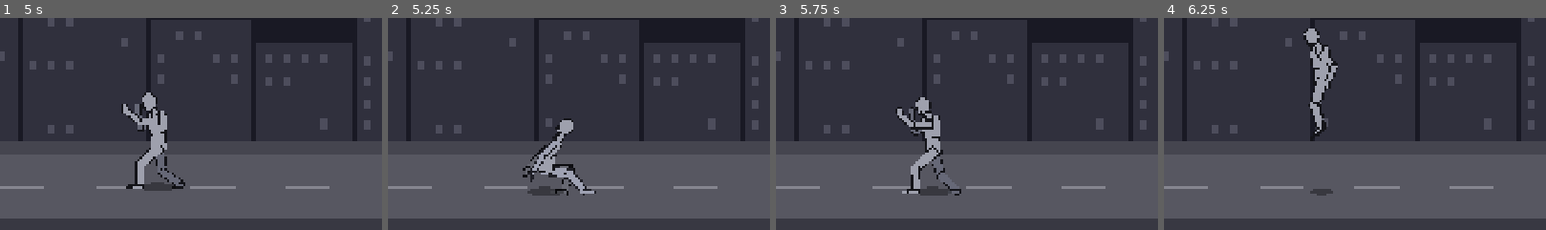
Above: before the commit, frames 1-4 (left to right).
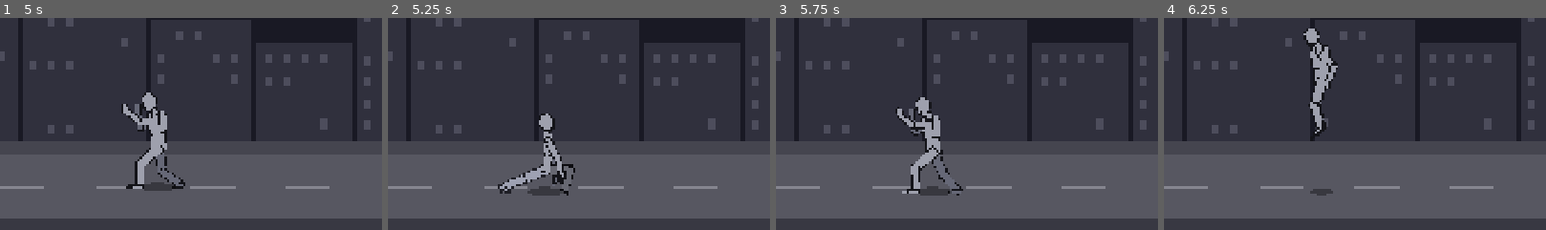
Above: after the commit, the same moments.

Repository: jetomev/cyberbrawling-my-way-to-my-love
Game: Godot game, scene res://scenes/main.tscn
The game is run twice, just before and just after one commit, with the same random seed, the same clock (stepped at 60 frames per second) and the same inputs.
Inputs (mouse positions are % of the whole screen's width and height, from its top left):
- Up to frame 1 (5 s): tap Enter at 0.5 s; move the mouse to (72, 44) at 0.52 s; hold Right (move_right) 0.53-1.25 s; hold D (block) 0.53-1.25 s; click (72, 44) at 0.67 s; tap Space (jump) at 0.77, 1.07, 3.77, 4.07 s; tap S (kick) at 0.8 s; drag from (30, 54) to (45, 70) at 1.27 s; move the mouse to (60, 27) at 2.02 s; hold Right (move_right) 2.03-2.75 s; tap A (punch) at 2.1 s; tap C (roll) at 2.3 s; drag from (45, 70) to (20, 34) at 2.77 s; move the mouse to (80, 65) at 3.52 s; hold Left (move_left) 3.53-4.25 s; hold W (run) 3.53-4.25 s; tap X (stance) at 3.8 s; drag from (20, 34) to (35, 24) at 4.27 s
- Up to frame 2 (5.25 s): move the mouse to (55, 49) at 5.02 s; hold Down (move_down) from 5.03 s (still down); tap Z (sweep) at 5.1 s; click (55, 49) at 5.17 s
- Up to frame 3 (5.75 s): keep holding Down (move_down); tap Space (jump) at 5.3 s
- Up to frame 4 (6.25 s): release Down (move_down) at 5.75 s; drag from (35, 24) to (30, 54) at 5.77 s
The pictures show only the part of the screen within x 0-50%, y 38-88%; the shares and areas given below are measured in that part.

Frame 1 is identical in both runs. In frame 2, 2.5% of the frame differs, in the area x 28-55%, y 45-84%; in frame 3, 0.3%; in frame 4, nothing differs.

Commit message:
form: the power punch loads in a horse stance; the sweep goes all the way round
The testers' joint session (00:57 on 66ce4c6) sent back the power punch's wide load a fourth time and asked for it
to be measured against the posture sheet: feet apart vs shoulder width. His shoulder width never shows from the side,
so it comes from real bodies (CMU subjects 16 and 135: shoulder joints 0.43-0.44 of a leg apart; 71 px outside to
outside on our legs, Poses.SHOULDER_WIDTH). Measured, the old load was already 2.3 shoulder widths, but the hips sat
down over the front foot (69% forward) with the back knee a few px off the street: a kneeling lunge, not the sheet's
horse stance. Now the hips are centred (52%), about thigh height, both knees bent alike over their own feet; the back
knee turns round to point back ("knees_out"), the leg drawing shorter while it faces the camera so the foot stays on
the street. 2.4 shoulder widths.

The sweep: seen from above the foot cut through the middle and covered part of the circle. Now the back leg stays
straight out behind him while the whole body turns once, so the foot goes all the way round (360 degrees at full
reach); it passes the enemy's ankles halfway, his back turned, the way a back sweep does, and hits with the heel and
calf. Blows are now checked where they are drawn (Poses.drawn_tip: past a quarter turn the drawing flips).

Tests: 155 (3562 checks), up from 153.

Co-Authored-By: Claude Opus 5.5 <noreply@anthropic.com>

Diff:
--- a/game/scripts/present/hero_view.gd
+++ b/game/scripts/present/hero_view.gd
@@ -242,10 +242,11 @@
 		for n in ["foot_" + side, "toe_" + side]:
 			bones[n].get_node("Part").scale.x = x
 		bones["toe_" + side].position = Poses.BONES["toe_" + side][1] * Vector2(x, 1.0)
-	# an upper arm or forearm pointing at the camera draws shorter: its drawn part shrinks along the bone and the next
+	# an upper arm or forearm pointing at the camera draws shorter (and a leg while its knee turns past it): its drawn part shrinks along the bone and the next
 	# joint moves in to match (moving the joint, not scaling the bone, so nothing below it is skewed)
 	for side in ["f", "b"]:
-		for pair in [["arm_%s_upper" % side, "arm_%s_lower" % side], ["arm_%s_lower" % side, "hand_" + side]]:
+		for pair in [["arm_%s_upper" % side, "arm_%s_lower" % side], ["arm_%s_lower" % side, "hand_" + side],
+				["leg_%s_upper" % side, "leg_%s_lower" % side], ["leg_%s_lower" % side, "foot_" + side]]:
 			var k := Poses.drawn_length(pair[0], baked)
 			bones[pair[0]].get_node("Part").scale.x = k
 			bones[pair[1]].position = Vector2(Poses.BONES[pair[0]][3] * k, 0)
--- a/game/scripts/present/poses.gd
+++ b/game/scripts/present/poses.gd
@@ -37,7 +37,10 @@
 ## - "tumble" (degrees) turns the whole drawing round in the picture's plane, around the hips, the way a roll goes
 ##   (hero_view.gd: the lowest drawn point stays on the street, so he rolls along it);
 ## - "land_spread" (0 or 1) falling to the street, the feet spread into the guard stance before they touch (a flying
-##   kick lands staggered) instead of reaching together (a two-footed jump, as recorded)
+##   kick lands staggered) instead of reaching together (a two-footed jump, as recorded);
+## - "knees_out" (0 to 1) the back knee points back instead of forward: a horse stance, whose knees point out over
+##   their own feet, seen from the front (the power punch's load). On the way the knee turns through pointing at the
+##   camera, where the leg shows straight
 
 const Moves := preload("res://scripts/sim/moves.gd")
 
@@ -69,11 +72,11 @@
 
 ## Keys a pose may hold besides bones: shared or automatic parts that bake() turns into bone angles.
 const SOFT_KEYS := ["hip_x", "hip_y", "hip_turn", "torso", "open_f", "open_b", "cover_f", "cover_b", "rise_f", "rise_b",
-	"spin", "turn", "pivot_f", "pivot_b", "fore_f", "fore_b", "feet", "step_f", "step_b", "lift_f", "lift_b", "spin_upper", "turn_upper", "upper_f", "upper_b", "spin_head", "relaxed", "tall", "tumble", "land_spread"]
+	"spin", "turn", "pivot_f", "pivot_b", "fore_f", "fore_b", "feet", "step_f", "step_b", "lift_f", "lift_b", "spin_upper", "turn_upper", "upper_f", "upper_b", "spin_head", "relaxed", "tall", "tumble", "land_spread", "knees_out"]
 ## Keys that switch something on rather than bend it: a follow-through never carries them further.
 const SWITCH_KEYS := ["open_f", "open_b", "cover_f", "cover_b", "rise_f", "rise_b", "spin", "turn", "pivot_f", "pivot_b",
 	"fore_f", "fore_b", "feet", "step_f", "step_b", "lift_f", "lift_b", "spin_upper", "turn_upper", "upper_f", "upper_b",
-	"spin_head", "relaxed", "tall", "tumble", "land_spread"]
+	"spin_head", "relaxed", "tall", "tumble", "land_spread", "knees_out"]
 
 ## The whip (D-21): in a strike the hips move first and the fist or foot arrives last. Each key is read this many
 ## ticks ahead on the move's curve, so the hips lead, the spine follows, then the shoulder and the upper limb; the
@@ -96,6 +99,11 @@
 const SQUAT_LEG := 72.0  # hip to ankle in a deep squat on one leg ("tall" -1)
 const KNEE_CLEAR := 15.0  # a swinging knee stays at least this far above the street
 const KNEE_STAND := 14.0  # a standing knee stays at least this far above its ankle (no kneeling)
+## His shoulder width, outside to outside. The game draws him from the side, where it never shows, so it comes from
+## real bodies: in CMU's recordings (subjects 16 and 135) the shoulder joints sit 0.43 to 0.44 of a leg (thigh + shin)
+## apart, 53 px on his 120 px legs, plus an arm's thickness (18 px) for the outside of the shoulders. What a stance's
+## width is measured against (the testers, 00:57 on 66ce4c6: "feet apart vs shoulder width at the loading frame").
+const SHOULDER_WIDTH := 71.0
 const TOE_LENGTH := 11.0  # an ankle higher than foot + toes lets the foot point
 
 ## The guard, the fighter's home stance (Javier, 2026-11-02 morning: "posture and movements ... still terrible"; the
@@ -111,7 +119,7 @@
 	"leg_f_upper": -47.3, "leg_f_lower": 48.9, "leg_b_upper": 22.6, "leg_b_lower": 19.9, "hip_y": 0.0,
 	"open_f": 0.0, "open_b": 0.0, "hip_x": 0.0, "hip_turn": 0.0, "cover_f": 1.0, "cover_b": 1.0, "rise_f": 0.0,
 	"rise_b": 0.15, "spin": 0.0, "turn": 0.0, "pivot_f": 0.0, "pivot_b": 45.0, "fore_f": 0.0, "fore_b": 0.0,
-	"feet": 0.0, "step_f": 0.0, "step_b": 0.0, "lift_f": 0.0, "lift_b": 0.0, "spin_upper": 0.0, "turn_upper": 0.0, "upper_f": 0.0, "upper_b": 0.0, "spin_head": 0.0, "relaxed": 0.0, "tall": 0.0, "tumble": 0.0, "land_spread": 0.0,
+	"feet": 0.0, "step_f": 0.0, "step_b": 0.0, "lift_f": 0.0, "lift_b": 0.0, "spin_upper": 0.0, "turn_upper": 0.0, "upper_f": 0.0, "upper_b": 0.0, "spin_head": 0.0, "relaxed": 0.0, "tall": 0.0, "tumble": 0.0, "land_spread": 0.0, "knees_out": 0.0,
 }
 const HEAD_LEAD := 6  # on a spin the head looks round first: it reads the spin this many frames ahead
 ## Where the ankles stand in the guard, from the hip joint: the guard's legs are solved for these spots.
@@ -223,18 +231,21 @@
 			"cover_f": 0.0, "cover_b": 0.0, "arm_f_upper": -70.0, "arm_f_lower": -15.0, "arm_b_upper": 75.0, "arm_b_lower": -15.0}]],
 	# Z: the back sweep (the posture sheet; no recorded sweep exists in the libraries we use): sink low into the bow
 	# stance with the hands going down; spin on the front foot, the back leg straight and low along the street, the
-	# hands on or near the floor; the leg comes round to the ankles in front; finish the circle; rise to guard
+	# hands on or near the floor; the leg comes round to the ankles in front; finish the circle; rise to guard. The leg
+	# stays straight out behind him while the whole body turns once, so the foot goes all the way round (the testers,
+	# 00:57 on 66ce4c6: seen from above it cut through the middle and covered only part of the circle); it passes the
+	# enemy's ankles halfway round, his back to the enemy, the way a back sweep does
 	"sweep": [["start", {}],
 		["windup", {"tall": -1.0, "hip_y": 32.0, "step_b": -75.0, "step_f": 8.0, "torso": 26.0, "head": -8.0, "cover_f": 0.0, "cover_b": 0.0, "open_f": 1.0, "open_b": 1.0,
-			"arm_f_upper": 30.0, "arm_f_lower": -20.0, "arm_b_upper": 20.0, "arm_b_lower": -20.0}],
-		["sweep", {"spin": 180.0, "pivot_f": 180.0, "tall": -1.0, "hip_y": 38.0, "torso": 34.0, "head": -10.0, "cover_f": 0.0, "cover_b": 0.0, "open_f": 1.0, "open_b": 1.0,
-			"arm_f_upper": 20.0, "arm_f_lower": -10.0, "arm_b_upper": 10.0, "arm_b_lower": -10.0, "leg_b_upper": -68.0, "leg_b_lower": 0.0}],
-		["active", {"spin": 330.0, "pivot_f": 330.0, "tall": -1.0, "hip_y": 38.0, "torso": 28.0, "head": -6.0, "cover_f": 0.0, "cover_b": 0.0, "open_f": 1.0, "open_b": 1.0,
-			"arm_f_upper": 20.0, "arm_f_lower": -10.0, "arm_b_upper": 10.0, "arm_b_lower": -10.0, "leg_b_upper": -68.0, "leg_b_lower": 0.0}],
-		["active_end", {"spin": 360.0, "pivot_f": 360.0, "tall": -1.0, "hip_y": 38.0, "torso": 24.0, "head": -4.0, "cover_f": 0.0, "cover_b": 0.0, "open_f": 1.0, "open_b": 1.0,
-			"arm_f_upper": 20.0, "arm_f_lower": -10.0, "arm_b_upper": 10.0, "arm_b_lower": -10.0, "leg_b_upper": -66.0, "leg_b_lower": 0.0}],
-		["follow", {"spin": 360.0, "pivot_f": 360.0, "tall": -0.5, "torso": 14.0, "cover_f": 0.0, "cover_b": 0.0,
-			"arm_f_upper": 30.0, "arm_f_lower": -40.0, "arm_b_upper": 20.0, "arm_b_lower": -40.0, "leg_b_upper": -64.0, "leg_b_lower": 12.0}],
+			"arm_f_upper": 30.0, "arm_f_lower": -20.0, "arm_b_upper": 20.0, "arm_b_lower": -20.0, "leg_b_upper": 68.0, "leg_b_lower": 0.0}],
+		["sweep", {"spin": 120.0, "pivot_f": 120.0, "tall": -1.0, "hip_y": 38.0, "torso": 34.0, "head": -10.0, "cover_f": 0.0, "cover_b": 0.0, "open_f": 1.0, "open_b": 1.0,
+			"arm_f_upper": 20.0, "arm_f_lower": -10.0, "arm_b_upper": 10.0, "arm_b_lower": -10.0, "leg_b_upper": 68.0, "leg_b_lower": 0.0}],
+		["active", {"spin": 180.0, "pivot_f": 180.0, "tall": -1.0, "hip_y": 38.0, "torso": 28.0, "head": -6.0, "cover_f": 0.0, "cover_b": 0.0, "open_f": 1.0, "open_b": 1.0,
+			"arm_f_upper": 20.0, "arm_f_lower": -10.0, "arm_b_upper": 10.0, "arm_b_lower": -10.0, "leg_b_upper": 68.0, "leg_b_lower": 0.0}],
+		["active_end", {"spin": 260.0, "pivot_f": 260.0, "tall": -1.0, "hip_y": 38.0, "torso": 24.0, "head": -4.0, "cover_f": 0.0, "cover_b": 0.0, "open_f": 1.0, "open_b": 1.0,
+			"arm_f_upper": 20.0, "arm_f_lower": -10.0, "arm_b_upper": 10.0, "arm_b_lower": -10.0, "leg_b_upper": 68.0, "leg_b_lower": 0.0}],
+		["follow", {"spin": 360.0, "pivot_f": 360.0, "tall": -0.8, "hip_y": 30.0, "torso": 18.0, "cover_f": 0.0, "cover_b": 0.0,
+			"arm_f_upper": 30.0, "arm_f_lower": -40.0, "arm_b_upper": 20.0, "arm_b_lower": -40.0, "leg_b_upper": 66.0, "leg_b_lower": 6.0}],
 		["end", {"spin": 360.0, "pivot_f": 360.0}]],
 	# C: the evasion roll (Javier, 2026-11-02 21:56). No recorded roll yet (CMU 128_09 "Run Roll Underneath" waits on
 	# Javier's yes to download); the team's roll reference (judo and aikido forward rolls, Muybridge's somersault plates):
@@ -364,9 +375,13 @@
 	# back leg straight, about 70% forward), the waist turns, the rear fist straight to the chest and the front fist
 	# pulled back to the hip on purpose, kung fu style; hold it a beat (the freeze), then step back to guard
 	"power_punch": [["start", {}],
-		# loads low and wide (the back foot slides back, the hips sink and sit back) and holds it, then drives all at once
-		["windup", {"hip_y": 22.0, "hip_x": -8.0, "step_b": -66.0, "turn": -15.0, "hip_turn": -6.0, "cover_b": 0.0, "arm_b_upper": 30.0, "arm_b_lower": -110.0, "torso": 4.0}],
-		["load", {"hip_y": 22.0, "hip_x": -8.0, "step_b": -66.0, "turn": -15.0, "hip_turn": -6.0, "cover_b": 0.0, "arm_b_upper": 30.0, "arm_b_lower": -110.0, "torso": 4.0}],
+		# loads low and wide (the back foot slides back, the hips sink and sit back) and holds it, then drives all at once.
+		# The load is the sheet's horse stance: the hips in the middle of the feet (50/50) at about thigh level, both knees
+		# bent alike (the testers sent it back four times as narrow; measured, the feet were already 2.3 shoulder widths
+		# apart, but the hips sat right down over the front foot with the back knee near the street: a kneeling lunge, not
+		# a wide stance)
+		["windup", {"knees_out": 1.0, "hip_y": 36.0, "hip_x": -39.0, "step_b": -66.0, "turn": -15.0, "hip_turn": -6.0, "cover_b": 0.0, "arm_b_upper": 30.0, "arm_b_lower": -110.0, "torso": 4.0}],
+		["load", {"knees_out": 1.0, "hip_y": 36.0, "hip_x": -39.0, "step_b": -66.0, "turn": -15.0, "hip_turn": -6.0, "cover_b": 0.0, "arm_b_upper": 30.0, "arm_b_lower": -110.0, "torso": 4.0}],
 		["active", {"step_f": 30.0, "step_b": -30.0, "hip_x": 34.0, "hip_y": 8.0, "rise_b": 0.15, "pivot_b": 70.0, "hip_turn": 18.0, "torso": 16.0, "head": 2.0, "cover_b": 0.0, "arm_b_upper": -90.0, "arm_b_lower": 0.0, "cover_f": 0.0, "arm_f_upper": 40.0, "arm_f_lower": -110.0, "turn": 60.0}],
 		["active_end", {"step_f": 30.0, "step_b": -30.0, "hip_x": 34.0, "hip_y": 8.0, "rise_b": 0.15, "pivot_b": 70.0, "hip_turn": 18.0, "torso": 16.0, "head": 2.0, "cover_b": 0.0, "arm_b_upper": -90.0, "arm_b_lower": 0.0, "cover_f": 0.0, "arm_f_upper": 40.0, "arm_f_lower": -110.0, "turn": 60.0}],
 		["follow", {"step_f": 30.0, "step_b": -30.0, "hip_x": 34.0, "hip_y": 8.0, "rise_b": 0.15, "pivot_b": 70.0, "hip_turn": 18.0, "torso": 16.0, "head": 2.0, "cover_b": 0.0, "arm_b_upper": -90.0, "arm_b_lower": 0.0, "cover_f": 0.0, "arm_f_upper": 40.0, "arm_f_lower": -110.0, "turn": 62.0}],
@@ -644,6 +659,7 @@
 	var out := {}
 	for b in BONES:
 		out[b] = pose.get(b, 0.0)
+	out["knees_out"] = pose.get("knees_out", 0.0)  # read by the leg solve
 	if pose.get("feet", 0.0) > 0.5:
 		# feet placed, legs bent to reach them (the hips are still level here; they shift and tip further down)
 		var joint: Vector2 = _end("hip", out)[0]
@@ -913,6 +929,19 @@
 	var cos_a := clampf((l1 * l1 + d * d - l2 * l2) / (2.0 * l1 * d), -1.0, 1.0)
 	var thigh := to.angle() - acos(cos_a)  # the smaller angle: the knee forward
 	var knee := joint + Vector2(l1, 0).rotated(thigh)
+	# "knees_out" turns the back knee round the line from hip to ankle until it points back. Half way it points at the
+	# camera: seen from the side the knee then sits on that line and both bones draw shorter, so the foot stays put
+	var out_k: float = clampf(out.get("knees_out", 0.0), 0.0, 1.0) if side == "b" else 0.0
+	out["short_%s_upper" % side] = 1.0
+	out["short_%s_lower" % side] = 1.0
+	if out_k > 0.0:
+		var axis := to.normalized() * d
+		var foot_of := joint + to.normalized() * (l1 * cos_a)  # the knee's circle round that line has its middle here
+		knee = foot_of + (knee - foot_of) * cos(PI * out_k)
+		thigh = (knee - joint).angle()
+		out["short_%s_upper" % side] = maxf((knee - joint).length() / l1, 0.05)
+		out["short_%s_lower" % side] = maxf((joint + axis - knee).length() / l2, 0.05)
+		target = joint + axis
 	var shin := (target - knee).angle()
 	out[upper] = rad_to_deg(thigh - hip_end[1]) - BONES[upper][2]
 	out[lower] = rad_to_deg(shin - thigh) - BONES[lower][2]
@@ -958,15 +987,25 @@
 	return [pos + Vector2(BONES[bone][3] * stretch, 0).rotated(ang), ang]
 
 
-## How long a bone draws, as a share of its length: a forearm pointing at the camera ("fore_") looks shorter.
+## How long a bone draws, as a share of its length: a forearm pointing at the camera ("fore_") looks shorter, and
+## so do the thigh and shin while a knee turns round past it ("knees_out").
 static func drawn_length(bone: String, baked: Dictionary) -> float:
 	if bone in ["arm_f_lower", "arm_b_lower"]:
 		return 1.0 - (1.0 - FORE_SHORT) * clampf(baked.get("fore_" + bone.substr(4, 1), 0.0), 0.0, 1.0)
 	if bone in ["arm_f_upper", "arm_b_upper"]:
 		return 1.0 - (1.0 - FORE_SHORT) * clampf(baked.get("upper_" + bone.substr(4, 1), 0.0), 0.0, 1.0)
+	if bone in ["leg_f_upper", "leg_b_upper", "leg_f_lower", "leg_b_lower"]:
+		return baked.get("short_" + bone.substr(4), 1.0)  # a knee turning round past the camera ("knees_out")
 	return 1.0
 
 
 ## Where a bone's far end sits, relative to the feet, for a pose, facing right (for tests and hit checks).
 static func tip(bone: String, pose: Dictionary, grounded := true) -> Vector2:
 	return _end(bone, bake(pose, grounded))[0]
+
+
+## … and where it is drawn: past a quarter turn of a spin the view flips the drawing to face the other way (his back
+## to us), so a foot reaching back in the pose reaches forward on the screen (the back sweep's hit).
+static func drawn_tip(bone: String, pose: Dictionary, grounded := true) -> Vector2:
+	var at := tip(bone, pose, grounded)
+	return Vector2(-at.x, at.y) if cos(deg_to_rad(pose.get("spin", 0.0))) < 0.0 else at
--- a/game/scripts/sim/moves.gd
+++ b/game/scripts/sim/moves.gd
@@ -53,7 +53,7 @@
 	# low, spin on the front foot with the back leg straight along the street, hands near the floor; the biggest
 	# wind-up of the low moves. No recorded sweep exists in the libraries we use: drawn from the sheet.
 	"sweep": {"startup": 12, "active": 6, "recovery": 20, "reach": 120.0, "low": 0.0, "high": 50.0, "damage": 2,
-		"effect": "knockdown", "limb": "foot_b"},
+		"effect": "knockdown", "limb": "leg_b_lower"},  # a back sweep catches the ankles with the heel and calf
 	# in the air: one per jump
 	"air_kick": {"low": 30.0, "high": 170.0, "damage": 3, "effect": "", "limb": "foot_f"},
 	"hammer_fist": {"startup": 4, "active": 8, "recovery": 0, "reach": 70.0, "low": 20.0, "high": 160.0, "damage": 2,
--- a/game/tests/test_body.gd
+++ b/game/tests/test_body.gd
@@ -116,8 +116,8 @@
 		var follow := Poses.moment(m, "follow", t)
 		var end := Moves.length(m, t)
 		check(wind < hit_t, "%s: the wind-up comes before the blow" % m)
-		var p_wind: Vector2 = Poses.tip(limb, Poses.angles(m, wind, t))
-		var p_hit: Vector2 = Poses.tip(limb, Poses.angles(m, hit_t, t))
+		var p_wind: Vector2 = Poses.drawn_tip(limb, Poses.angles(m, wind, t))
+		var p_hit: Vector2 = Poses.drawn_tip(limb, Poses.angles(m, hit_t, t))
 		check(p_wind.distance_to(p_hit) > 20.0, "%s: the blow travels from the wind-up (%.0f px)" % [m, p_wind.distance_to(p_hit)])
 		if m != "uppercut":  # the uppercut rises; every other blow drives forward
 			check(p_wind.x < p_hit.x - 10.0, "%s: pulled back on the wind-up (%.0f), out on the blow (%.0f)" % [m, p_wind.x, p_hit.x])
--- a/game/tests/test_hero_view.gd
+++ b/game/tests/test_hero_view.gd
@@ -76,7 +76,7 @@
 		if Moves.is_air(m):
 			continue
 		var d := Moves.data(m, t)
-		var tip := Poses.tip(d["limb"], Poses.angles(m, d["startup"], t))
+		var tip := Poses.drawn_tip(d["limb"], Poses.angles(m, d["startup"], t))  # as drawn (a spin flips it)
 		check(absf(tip.x - d["reach"]) <= 15.0, "%s: drawn tip at %.0f px, reach %.0f" % [m, tip.x, d["reach"]])
 		check(-tip.y >= d["low"] and -tip.y <= d["high"], "%s: tip height %.0f inside %.0f..%.0f" % [m, -tip.y, d["low"], d["high"]])
 	var fist := Poses.tip("arm_f_lower", Poses.angles("punch", t["punch_startup"], t))
--- a/game/tests/test_sheet.gd
+++ b/game/tests/test_sheet.gd
@@ -290,6 +290,60 @@
 		# (the testers, three times, last on f744019 at 23:29: still too narrow at 28% wider. "Clearly wider": at least
 		# half again the guard's width)
 		check(_wide(b) >= _wide(g) * 1.5, "power_punch@%d: the stance clearly wider (%.0f px, guard %.0f)" % [tick, _wide(b), _wide(g)])
+
+
+func test_the_power_punch_loads_in_a_horse_stance() -> void:
+	# the testers, a fourth time (00:57 on 66ce4c6): measure the load against the sheet, feet apart vs shoulder width.
+	# Measured: 2.3 shoulder widths already, but the hips sat down over the front foot (69% forward) and the back knee
+	# came within a few px of the street, a kneeling lunge. The sheet's horse stance: 50/50, both knees bent alike, each
+	# over its own foot (seen from the front, the back knee points back)
+	var t := Tuning.fresh()
+	var hit: int = Moves.data("power_punch", t)["startup"]
+	var held := 0
+	for tick in range(hit - 6, hit - 2):
+		var b := Poses.bake(Poses.angles("power_punch", tick, t), true)
+		var f: Vector2 = Poses._end("leg_f_lower", b)[0]
+		var k: Vector2 = Poses._end("leg_b_lower", b)[0]
+		var hip: Vector2 = Poses._end("hip", b)[0]
+		var share := (hip.x - k.x) / (f.x - k.x)
+		check(f.x - k.x >= 2.0 * Poses.SHOULDER_WIDTH, "power_punch@%d: the feet at least two shoulder widths apart (%.1f)" % [tick, (f.x - k.x) / Poses.SHOULDER_WIDTH])
+		check(share >= 0.4 and share <= 0.6, "power_punch@%d: the hips in the middle of the feet (%.0f%% forward)" % [tick, share * 100.0])
+		var kf: Vector2 = Poses._end("leg_f_upper", b)[0]
+		var kb: Vector2 = Poses._end("leg_b_upper", b)[0]
+		check(kf.x > hip.x + 30.0 and kb.x < hip.x - 30.0, "power_punch@%d: each knee out over its own foot (%.0f, %.0f from the hips)" % [tick, kf.x - hip.x, kb.x - hip.x])
+		check(-kb.y >= 40.0 and -kf.y >= 40.0, "power_punch@%d: both knees well off the street (%.0f, %.0f)" % [tick, -kf.y, -kb.y])
+		check(absf(kf.y - kb.y) <= 12.0, "power_punch@%d: both knees bent alike (%.0f px apart in height)" % [tick, absf(kf.y - kb.y)])
+		held += 1
+	check(held == 4, "the load held 100 to 50 ms before the hit")
+	# turning the back knee round, the foot stays on the street (it draws shorter while the knee faces the camera),
+	# until the drive lifts its heel
+	for tick in range(0, hit - 2):
+		var b := Poses.bake(Poses.angles("power_punch", tick, t), true)
+		var ankle: Vector2 = Poses._end("leg_b_lower", b)[0]
+		check(ankle.y <= 1.0 and ankle.y >= -12.0, "power_punch@%d: the back foot on the street as the knee turns (%.0f)" % [tick, ankle.y])
+
+
+func test_the_sweep_goes_all_the_way_round() -> void:
+	# the testers (00:57 on 66ce4c6): seen from above, the leg should go all the way round. It cut through the middle
+	# and covered part of the circle. Seen from above, the foot at full reach (80 px or more out) turns a whole circle
+	# round him, and it is in front of him, at the enemy's ankles, at the hit
+	var t := Tuning.fresh()
+	var total := 0.0
+	var prev = null
+	for tick in Moves.length("sweep", t):
+		var p := Poses.angles("sweep", tick, t)
+		var b := Poses.bake(p, true)
+		var reach: float = (Poses._end("leg_b_lower", b)[0] as Vector2).x - (Poses._end("hip", b)[0] as Vector2).x
+		var a := deg_to_rad(p["spin"])
+		var at := Vector2(reach * sin(a), -reach * cos(a))
+		if absf(reach) >= 80.0:
+			if prev != null:
+				total += absf(rad_to_deg((prev as Vector2).angle_to(at)))
+			prev = at
+	check(total >= 350.0, "the foot goes all the way round at full reach (%.0f degrees)" % total)
+	var hit := Poses.angles("sweep", Moves.data("sweep", t)["startup"], t)
+	var foot := Poses.drawn_tip("leg_b_lower", hit)
+	check(foot.x >= 90.0, "at the hit the foot is out in front of him (%.0f px), his back to the enemy (spin %.0f)" % [foot.x, hit["spin"]])
 
 
 func test_the_round_kicks_waist_rolls_through() -> void:
